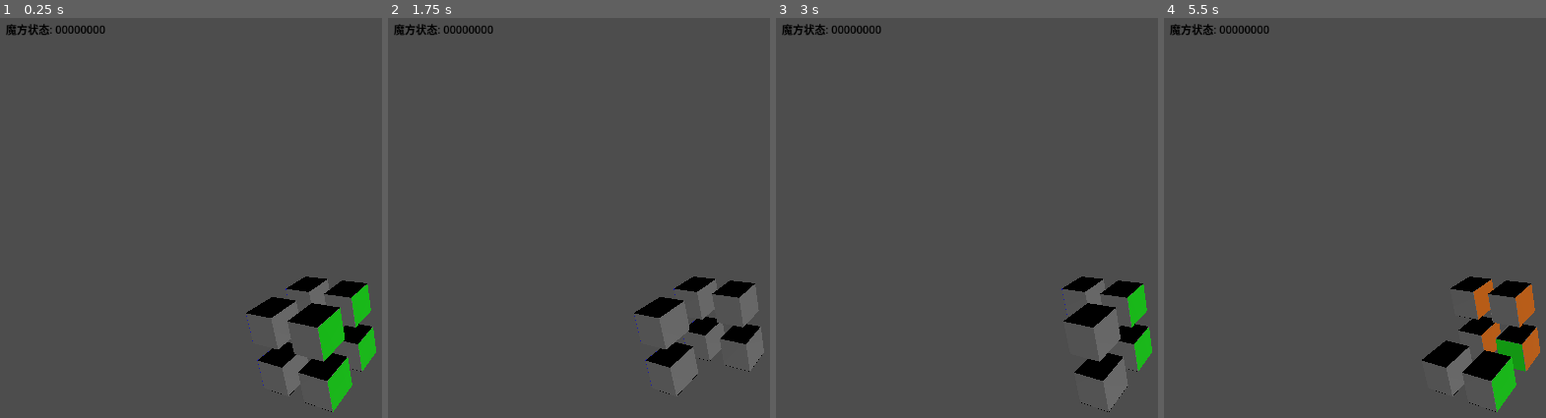
Above: before the commit, frames 1-4 (left to right).
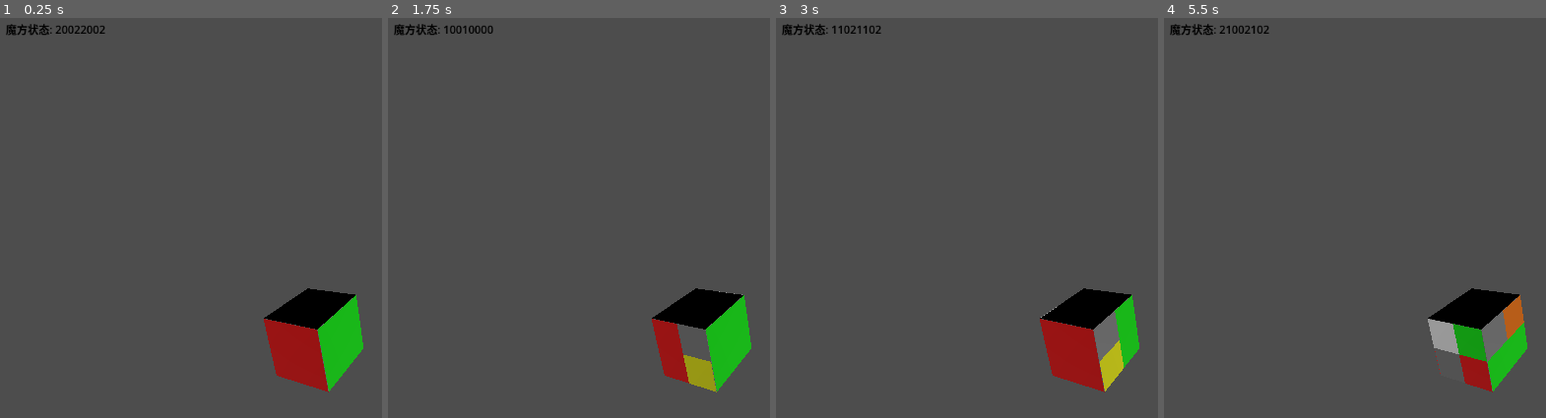
Above: after the commit, the same moments.

Repository: SH600570/godot_cube2-2
Game: Godot game, scene res://scenes/main.tscn
Two runs of this game, one before a commit and one after it. Both use one fixed random seed, a clock stepped at 60 frames per second and the inputs below.
Inputs:
- Up to frame 1 (0.25 s): no input
- Up to frame 2 (1.75 s): tap Enter at 0.5 s; hold D 0.53-1.28 s; tap U at 0.6 s; tap Space at 0.77, 1.07, 1.52 s; tap L at 0.8, 1.35 s; tap R at 1.55 s
- Up to frame 3 (3 s): tap Space at 1.82, 2.75 s; hold D from 2.03 s (still down); tap R at 2.1 s; tap F at 2.3, 2.85 s
- Up to frame 4 (5.5 s): tap Space at 3.02, 3.32, 3.77, 3.8, 4.07, 4.35, 4.52, 4.82 s; tap B at 3.05, 3.6 s; release D at 3.53 s; tap Enter at 4.25 s; tap U at 4.55, 5.1 s; tap L at 5.3 s

The runs differ from the first frame. In frame 1, 5.4% of the frame differs, in the area x 14-99%, y 1-99%; in frame 2, 5.7%; in frame 3, 5.2%; in frame 4, 5.9%.

Commit message:
加了注释，旋转方法似乎好了，面着色逻辑还有问题

Diff:
--- a/scripts/Cube2x2.gd
+++ b/scripts/Cube2x2.gd
@@ -1,9 +1,16 @@
 class_name Cube2x2 extends Node3D
 
+## 整个 2x2 魔方的“总控”脚本
+## - 负责：生成 8 个角块、安排它们的位置、处理层旋转、计算状态
+## - 不负责：贴纸节点结构（在 CubePiece.tscn 里）、输入事件（在 UIController.gd 里）
+
+## 所有角块节点的数组（方便遍历/重置）
 var pieces = []
-# 逻辑坐标到块的映射，用于快速查找
+## 逻辑坐标 -> 角块 的映射，用于 O(1) 找到某个位置的块
 var pos_to_piece = {}
-# 颜色定义
+## 相邻角块中心间距（与角块宽度一致），保证拼成一个几乎无缝的正方体
+const PIECE_SPACING := 1.0
+## 各个颜色在屏幕上的实际 RGB 值
 var colors = {
 	"white": Color(1, 1, 1),
 	"red": Color(1, 0, 0),
@@ -13,7 +20,7 @@
 	"orange": Color(1, 0.5, 0)
 }
 
-# 颜色值映射（用于3进制状态表示）
+## 颜色到“3 进制数字”的映射，用于 README 里描述的 8 位 3 进制状态
 var color_values = {
 	"white": 0,
 	"red": 1,
@@ -23,25 +30,37 @@
 	"orange": 2
 }
 
-# 角块位置顺序（用于状态计算）
+## 角块逻辑坐标的固定顺序（用于状态计算）
+## 注意：逻辑坐标用 ±0.5，让相邻角块中心间距正好是 1（即角块宽度）
 var piece_positions = [
-	Vector3(1, 1, 1),
-	Vector3(-1, 1, 1),
-	Vector3(-1, 1, -1),
-	Vector3(1, 1, -1),
-	Vector3(1, -1, 1),
-	Vector3(-1, -1, 1),
-	Vector3(-1, -1, -1),
-	Vector3(1, -1, -1)
+	Vector3(0.5, 0.5, 0.5),
+	Vector3(-0.5, 0.5, 0.5),
+	Vector3(-0.5, 0.5, -0.5),
+	Vector3(0.5, 0.5, -0.5),
+	Vector3(0.5, -0.5, 0.5),
+	Vector3(-0.5, -0.5, 0.5),
+	Vector3(-0.5, -0.5, -0.5),
+	Vector3(0.5, -0.5, -0.5)
 ]
 
 func _ready():
+	# 场景加载完成后，生成 8 个角块
 	create_pieces()
 
+## 把一个任意 Vector3“吸附”到最近的逻辑坐标上
+## 逻辑坐标以 0.5 为步长（±0.5），这样 8 个角块刚好拼成正方体
+func _snap_logic_pos(v: Vector3) -> Vector3:
+	return Vector3(
+		round(v.x * 2.0) / 2.0,
+		round(v.y * 2.0) / 2.0,
+		round(v.z * 2.0) / 2.0
+	)
+
+## 只在重置或一开始调用：根据 piece_positions 生成 8 个角块
 func create_pieces():
-	# 生成8个角块的逻辑坐标
+	# 生成 8 个角块
 	print("Creating cube pieces...")
-	# 加载CubePiece场景
+	# 从场景文件加载角块预制
 	var piece_scene = load("res://scenes/CubePiece.tscn")
 	if not piece_scene:
 		print("Error: Failed to load CubePiece.tscn")
@@ -51,7 +70,7 @@
 		# 从场景文件实例化CubePiece节点
 		var piece = piece_scene.instantiate()
 		piece.logic_pos = pos
-		piece.position = pos * 0.8  # 增大魔方大小，确保相机能够看到
+		piece.position = pos * PIECE_SPACING
 		print("Created piece at position: " + str(piece.position))
 
 		# 设置颜色
@@ -65,85 +84,99 @@
 		pos_to_piece[pos] = piece
 
 func set_piece_colors(piece: CubePiece) -> void:
-	# 根据逻辑坐标设置颜色
-	# Y+ 面: 白色
-	# Y- 面: 黄色
-	# Z+ 面: 红色
-	# Z- 面: 橙色
-	# X+ 面: 绿色
-	# X- 面: 蓝色
-
-	if piece.logic_pos.y == 1:
+	## 只在“外露的 3 个方向”上色：
+	## 例如 logic_pos 为 (0.5,0.5,0.5) 的角块，外露方向是 +X,+Y,+Z；
+	## (-0.5,0.5,-0.5) 的外露方向是 -X,+Y,-Z。
+	## 这样总共只有 3*8 = 24 个彩色面，符合真实 2 阶魔方。
+	var lp := piece.logic_pos
+
+	# 上下：始终使用 Face_Y+ / Face_Y-，只在对应逻辑位置上上色
+	if lp.y > 0.0:
 		piece.set_face_color("Face_Y+", colors["white"])
-	elif piece.logic_pos.y == -1:
+	elif lp.y < 0.0:
 		piece.set_face_color("Face_Y-", colors["yellow"])
 
-	if piece.logic_pos.z == 1:
+	# 前后：始终使用 Face_Z+ / Face_Z-
+	if lp.z > 0.0:
 		piece.set_face_color("Face_Z+", colors["red"])
-	elif piece.logic_pos.z == -1:
+	elif lp.z < 0.0:
 		piece.set_face_color("Face_Z-", colors["orange"])
 
-	if piece.logic_pos.x == 1:
+	# 左右：始终使用 Face_X+ / Face_X-
+	if lp.x > 0.0:
 		piece.set_face_color("Face_X+", colors["green"])
-	elif piece.logic_pos.x == -1:
+	elif lp.x < 0.0:
 		piece.set_face_color("Face_X-", colors["blue"])
 
 func get_pieces_by_x(x: int) -> Array:
-	return pieces.filter(func(p): return int(p.logic_pos.x) == x)
+	return pieces.filter(func(p): return is_equal_approx(p.logic_pos.x, float(x) * 0.5))
 
 func get_pieces_by_y(y: int) -> Array:
-	return pieces.filter(func(p): return int(p.logic_pos.y) == y)
+	return pieces.filter(func(p): return is_equal_approx(p.logic_pos.y, float(y) * 0.5))
 
 func get_pieces_by_z(z: int) -> Array:
-	return pieces.filter(func(p): return int(p.logic_pos.z) == z)
+	return pieces.filter(func(p): return is_equal_approx(p.logic_pos.z, float(z) * 0.5))
 
 func rotate_R() -> void:
 	# 右层顺时针旋转
 	var pieces_to_rotate = get_pieces_by_x(1)
-	rotate_pieces(pieces_to_rotate, Vector3.UP, 90)
+	rotate_pieces(pieces_to_rotate, Vector3.RIGHT, -90)
 
 func rotate_L() -> void:
 	# 左层顺时针旋转
 	var pieces_to_rotate = get_pieces_by_x(-1)
-	rotate_pieces(pieces_to_rotate, Vector3.UP, -90)
+	rotate_pieces(pieces_to_rotate, Vector3.RIGHT, 90)
 
 func rotate_U() -> void:
 	# 上层顺时针旋转
 	var pieces_to_rotate = get_pieces_by_y(1)
-	rotate_pieces(pieces_to_rotate, Vector3.FORWARD, -90)
+	rotate_pieces(pieces_to_rotate, Vector3.UP, -90)
 
 func rotate_D() -> void:
 	# 下层顺时针旋转
 	var pieces_to_rotate = get_pieces_by_y(-1)
-	rotate_pieces(pieces_to_rotate, Vector3.FORWARD, 90)
+	rotate_pieces(pieces_to_rotate, Vector3.UP, 90)
 
 func rotate_F() -> void:
 	# 前层顺时针旋转
 	var pieces_to_rotate = get_pieces_by_z(1)
-	rotate_pieces(pieces_to_rotate, Vector3.UP, 90)
+	rotate_pieces(pieces_to_rotate, Vector3.FORWARD, -90)
 
 func rotate_B() -> void:
 	# 后层顺时针旋转
 	var pieces_to_rotate = get_pieces_by_z(-1)
-	rotate_pieces(pieces_to_rotate, Vector3.UP, -90)
+	rotate_pieces(pieces_to_rotate, Vector3.FORWARD, 90)
 
 func rotate_pieces(pieces_to_rotate: Array, axis: Vector3, angle: float) -> void:
-	# 旋转指定的块
+	# 以临时 pivot 实现“整层刚体旋转”，避免局部轴/浮点误差导致逻辑映射失效
+	if pieces_to_rotate.is_empty():
+		return
+	var pivot := Node3D.new()
+	pivot.name = "RotatePivot"
+	add_child(pivot)
+	pivot.transform = Transform3D.IDENTITY
+
 	for piece in pieces_to_rotate:
-		# 动画旋转（这里简化为直接旋转）
-		piece.rotate(axis, deg_to_rad(angle))
-		# 移除旧的位置映射
-		pos_to_piece.erase(piece.logic_pos)
-		# 更新逻辑坐标
-		piece.logic_pos = piece.logic_pos.rotated(axis, deg_to_rad(angle))
-		# 更新实际位置
-		piece.position = piece.logic_pos * 0.8
-		# 添加新的位置映射
-		pos_to_piece[piece.logic_pos] = piece
-		# 重新设置颜色和隐藏面
+		piece.reparent(pivot, true)
+
+	pivot.rotate(axis, deg_to_rad(angle))
+
+	for piece in pieces_to_rotate:
+		piece.reparent(self, true)
+		piece.logic_pos = _snap_logic_pos(piece.position / PIECE_SPACING)
+		piece.position = piece.logic_pos * PIECE_SPACING
+
+	pivot.queue_free()
+
+	# 重建映射（避免 key 细微误差/碰撞）
+	pos_to_piece.clear()
+	for p in pieces:
+		p.logic_pos = _snap_logic_pos(p.logic_pos)
+		pos_to_piece[p.logic_pos] = p
+
+	for piece in pieces:
 		piece.show_all_faces()
 		piece.hide_internal_faces()
-		set_piece_colors(piece)
 
 func reset() -> void:
 	# 重置魔方
@@ -157,6 +190,12 @@
 	pos_to_piece.clear()
 	create_pieces()
 
+func _color_to_value(c: Color) -> int:
+	for name in color_values.keys():
+		if c.is_equal_approx(colors[name]):
+			return int(color_values[name])
+	return 0
+
 func get_cube_state() -> String:
 	# 计算魔方状态为8位3进制数
 	var state = ""
@@ -167,25 +206,9 @@
 		var current_piece = pos_to_piece.get(target_pos)
 
 		if current_piece:
-			# 确定当前块的方向（通过检查Y+面的颜色）
-			var y_plus_color = current_piece.get_face_color("Face_Y+")
-			var value = 0
-
-			# 根据颜色确定值
-			if y_plus_color == colors["white"]:
-				value = 0
-			elif y_plus_color == colors["red"]:
-				value = 1
-			elif y_plus_color == colors["green"]:
-				value = 2
-			elif y_plus_color == colors["blue"]:
-				value = 0
-			elif y_plus_color == colors["yellow"]:
-				value = 1
-			elif y_plus_color == colors["orange"]:
-				value = 2
-
-			state += str(value)
+			# 按 README：每个角块的状态由其“当前朝上的贴纸颜色”(世界 Y+) 决定
+			var up_color: Color = (current_piece as CubePiece).get_color_facing_world_dir(Vector3.UP)
+			state += str(_color_to_value(up_color))
 		else:
 			state += "0"
 
--- a/scripts/CubePiece.gd
+++ b/scripts/CubePiece.gd
@@ -1,43 +1,86 @@
 class_name CubePiece extends Node3D
 
+## 角块节点（2 阶魔方里 8 个角块的“砖头”）
+## - 自己只关心：逻辑坐标、6 个面的贴纸颜色、哪些面可见
+## - 不关心：转动规则、层的组合，这些在 Cube2x2 里统一管理
+
+## 逻辑坐标（由 Cube2x2 维护），取值类似 (0.5, 0.5, 0.5)
+## 表示这个角块在整个魔方中的“右/左、上/下、前/后”位置
 var logic_pos: Vector3
+
+## 记录每个面当前的颜色（用于状态计算等）
 var face_colors = {}
 
+## 方便遍历 6 个面的名称
+const FACE_NAMES := ["Face_X+", "Face_X-", "Face_Y+", "Face_Y-", "Face_Z+", "Face_Z-"]
+
+## 给某一面贴上“贴纸颜色”
+## face: "Face_X+" / "Face_Y-" 等节点名
+## color: 想要的颜色
 func set_face_color(face: String, color: Color) -> void:
 	var face_node = get_node_or_null(face)
 	if face_node:
 		var material = StandardMaterial3D.new()
 		material.albedo_color = color
+		# 关闭背面裁剪：PlaneMesh 即使反着摆，颜色也能从两面看到
+		material.cull_mode = BaseMaterial3D.CULL_DISABLED
 		face_node.material_override = material
 		face_colors[face] = color
 
+## 读取指定面的颜色（如果还没设过颜色，默认返回白色）
 func get_face_color(face: String) -> Color:
 	return face_colors.get(face, Color(1, 1, 1))
 
+## 给“状态计算”用：查看当前在某个世界方向上朝外的贴纸颜色
+## 比如 world_dir = Vector3.UP 时，返回“朝上的那张贴纸”的颜色
+func get_color_facing_world_dir(world_dir: Vector3) -> Color:
+	var dir := world_dir.normalized()
+	var best_face := ""
+	var best_dot := -INF
+
+	for face in FACE_NAMES:
+		var node := get_node_or_null(face) as Node3D
+		if node == null:
+			continue
+		# PlaneMesh 的法线默认沿 +Z，这里把每个面的“本地 +Z 法线”变换到世界坐标系
+		var n := (node.global_transform.basis * Vector3.FORWARD).normalized()
+		var d := n.dot(dir)
+		if d > best_dot:
+			best_dot = d
+			best_face = face
+
+	return get_face_color(best_face)
+
+## 把某个面整体隐藏（完全不可见）
 func hide_face(face: String) -> void:
 	var face_node = get_node_or_null(face)
 	if face_node:
 		face_node.visible = false
 
+## 显示 6 个面（在重新计算哪些面是“内部面”之前调用）
 func show_all_faces() -> void:
-	for face in ["Face_X+", "Face_X-", "Face_Y+", "Face_Y-", "Face_Z+", "Face_Z-"]:
+	for face in FACE_NAMES:
 		var face_node = get_node_or_null(face)
 		if face_node:
 			face_node.visible = true
 
+## 根据逻辑坐标，把“朝向魔方内部”的 3 个面隐藏
+## 例：右上前角块 (x>0, y>0, z>0) 的内部面是 X-, Y-, Z-
 func hide_internal_faces() -> void:
-	# 隐藏内部面，只显示外部面
-	if logic_pos.x == 1:
+	# x>0：说明在右边，内部是 X- 面
+	if logic_pos.x > 0.0:
 		hide_face("Face_X-")
-	elif logic_pos.x == -1:
+	elif logic_pos.x < 0.0:
 		hide_face("Face_X+")
 
-	if logic_pos.y == 1:
+	# y>0：说明在上面，内部是 Y- 面
+	if logic_pos.y > 0.0:
 		hide_face("Face_Y-")
-	elif logic_pos.y == -1:
+	elif logic_pos.y < 0.0:
 		hide_face("Face_Y+")
 
-	if logic_pos.z == 1:
+	# z>0：说明在前面，内部是 Z- 面
+	if logic_pos.z > 0.0:
 		hide_face("Face_Z-")
-	elif logic_pos.z == -1:
+	elif logic_pos.z < 0.0:
 		hide_face("Face_Z+")
--- a/scripts/UIController.gd
+++ b/scripts/UIController.gd
@@ -1,11 +1,15 @@
 class_name UIController extends Node
 
+## 负责把键盘输入转换成“魔方动作”，并在界面上显示当前状态字符串
+## - 不直接操作角块，只调用 Cube2x2 暴露出来的接口
+
+## 场景里的 Cube2x2 节点引用（在 _ready 里查找）
 var cube: Cube2x2
+## 显示状态字符串的 Label
 var status_label: Label
 
 func _ready():
-	# 获取 Cube2x2 实例
-	# 查找 Cube2x2 类型的节点
+	## 1. 在父节点的子节点列表里找到 Cube2x2 实例
 	var cube_nodes = get_parent().get_children()
 	for node in cube_nodes:
 		if node is Cube2x2:
@@ -15,20 +19,21 @@
 		print("Error: Failed to find Cube2x2 node")
 		return
 
-	# 创建状态显示标签
+	## 2. 创建左上角的“魔方状态: xxxxxxxx”文本
 	create_status_label()
 
+## 创建并初始化状态 Label
 func create_status_label():
-	# 创建一个标签节点来显示魔方状态
 	status_label = Label.new()
 	status_label.name = "StatusLabel"
 	status_label.text = "魔方状态: " + cube.get_cube_state()
+	# 简单放在屏幕左上角
 	status_label.position = Vector2(20, 20)
 	status_label.add_theme_color_override("font_color", Color(0, 0, 0))
 	add_child(status_label)
 
+## 监听全局输入事件，把按键映射到魔方动作
 func _input(event):
-	# 处理键盘输入
 	if event is InputEventKey and event.pressed:
 		match event.keycode:
 			KEY_U:
@@ -53,7 +58,7 @@
 				cube.reset()
 				update_status()
 
+## 重新计算并刷新左上角的状态字符串
 func update_status():
-	# 更新魔方状态显示
 	if status_label:
 		status_label.text = "魔方状态: " + cube.get_cube_state()
Not shown, changed: icon.png.import
Not shown, changed: README.md
